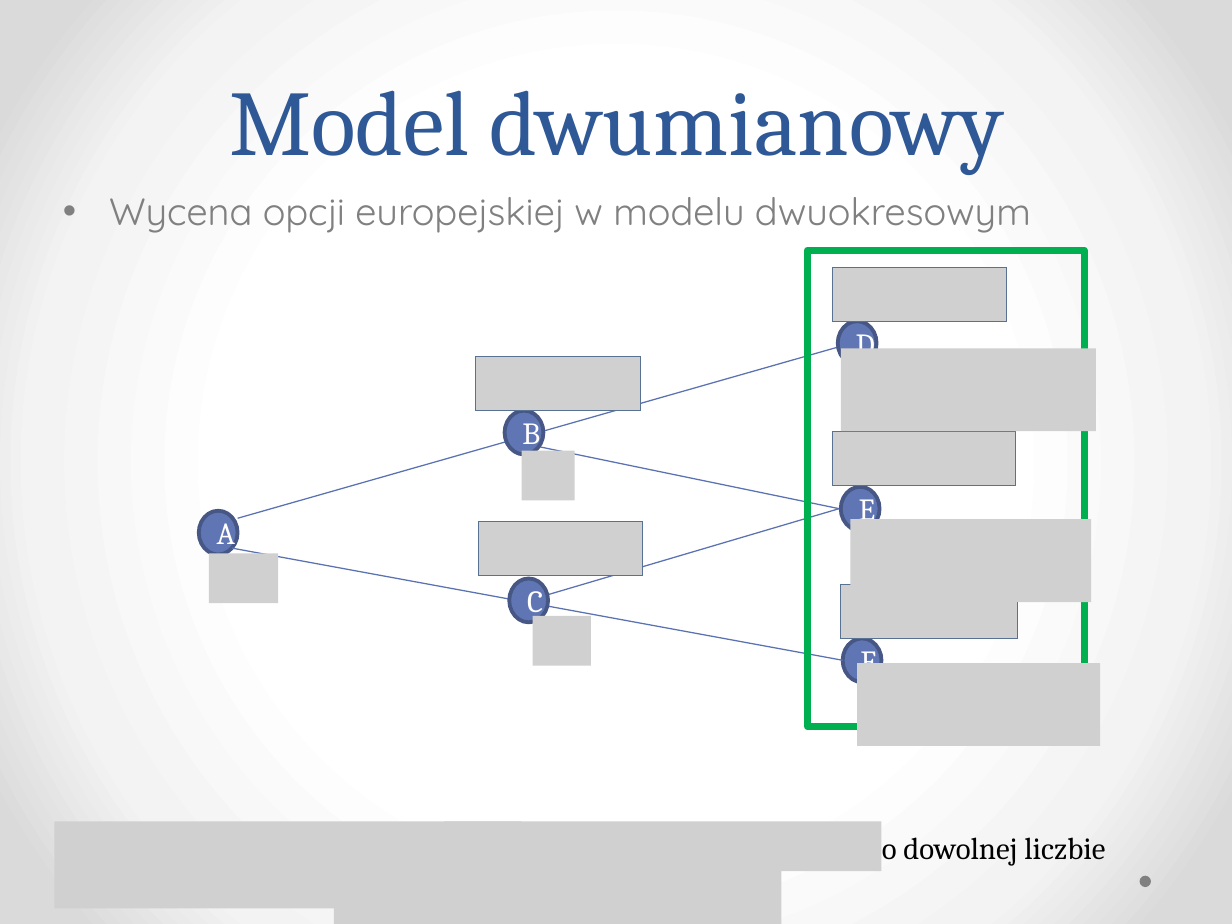
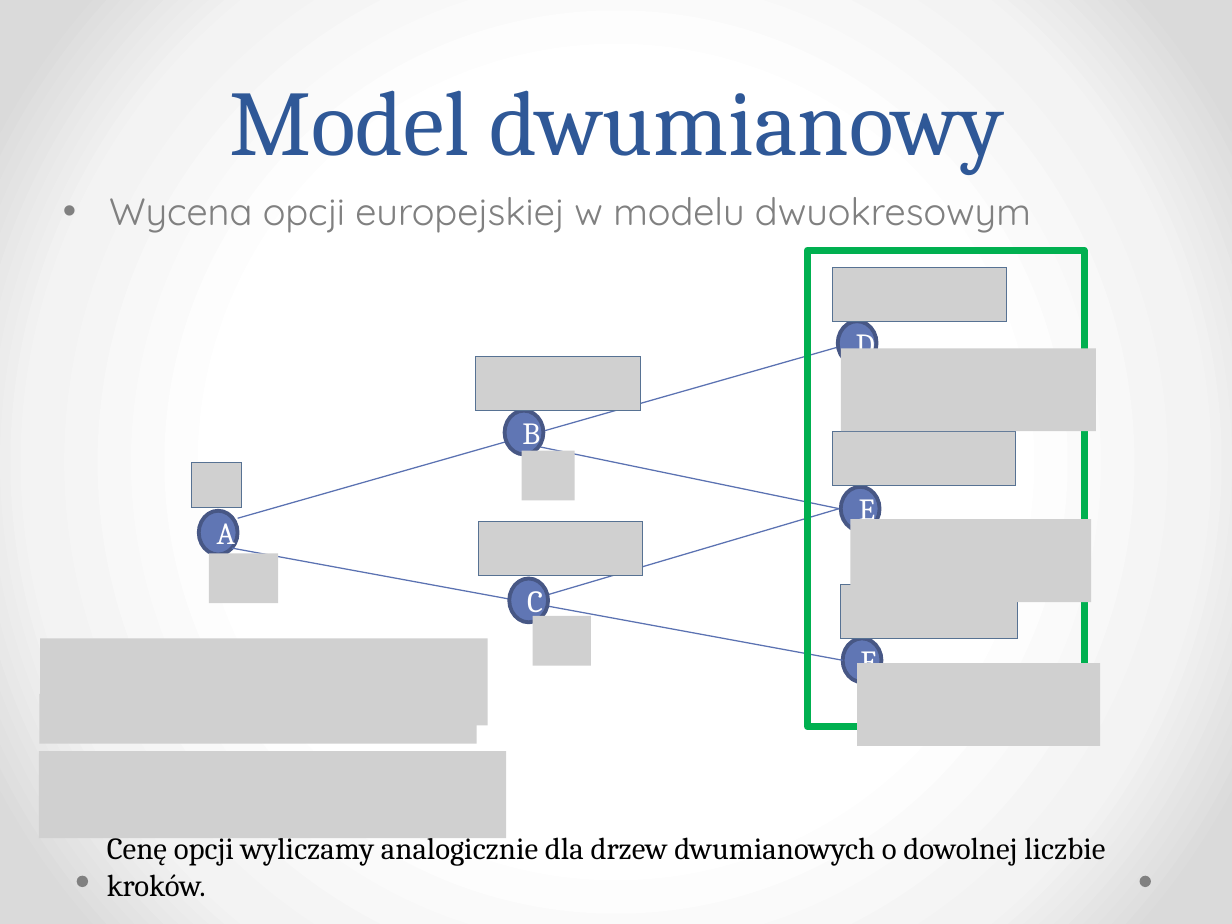
Before and after one commit to klaudia-tunska/Projekt, a slide deck: slide 6 of Prezentacja.pptx (slide 8 before the commit). Drawn at 1232x924 pixels with LibreOffice and Linux fonts; fonts in the diff are those of the drawing; grey boxes stand for pictures. Boxes give left, top, right and bottom in pixels: in the first picture for what was removed or moved away, otherwise in the second. Text is boxed around its words. In the diff, an @@ line names an element or a change of style, - is before the commit and + after.

```diff
--- a/Prezentacja.pptx
+++ b/Prezentacja.pptx
@@ picture added at [192, 462, 241, 508] @@
@@ picture added at [41, 638, 488, 726] @@
@@ picture added at [39, 694, 477, 743] @@
@@ picture added at [39, 752, 506, 839] @@
@@ picture removed at [54, 822, 521, 909] @@
@@ picture removed at [445, 822, 882, 871] @@
@@ picture removed at [334, 841, 781, 924] @@
@@ ellipse added at [76, 876, 87, 887], fill #808080 @@
```
Also in this commit, not shown: 4 other slides changed, 2 slides removed.
